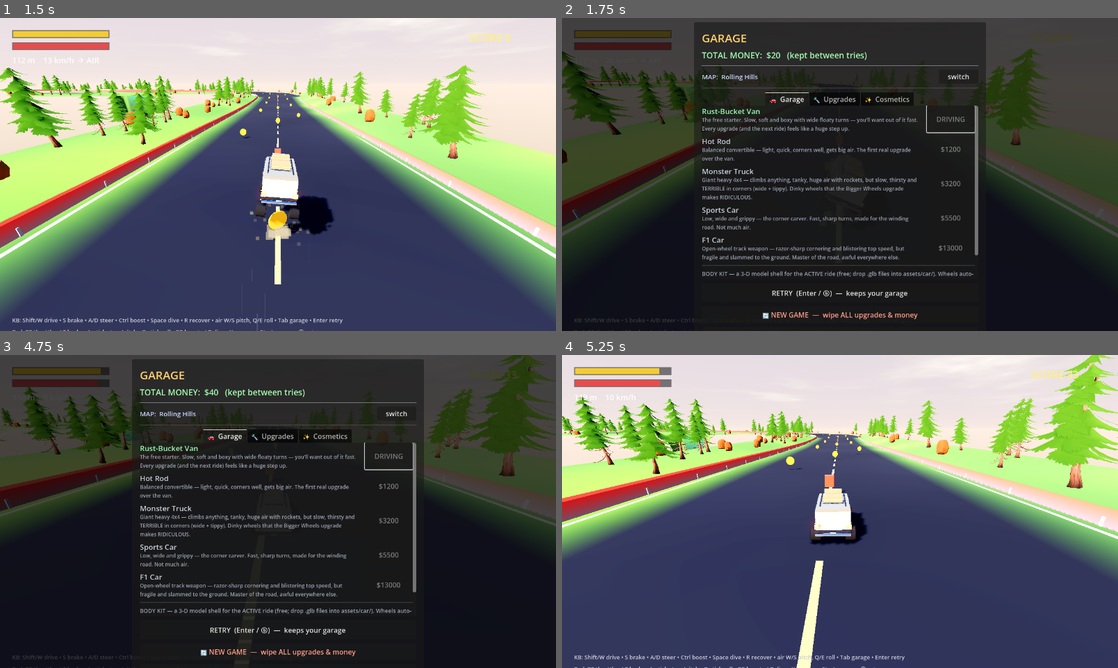
Above: before the commit, frames 1-4 (two rows, left to right).
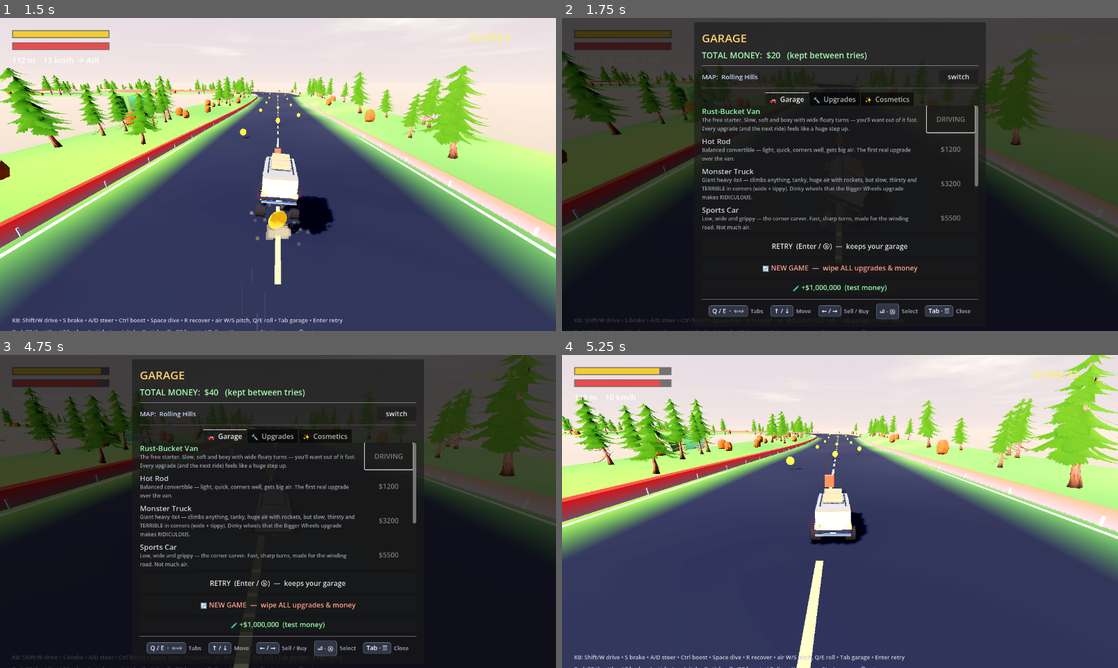
Above: after the commit, the same moments.

Repository: MilkManManiac/HillClimbRacer
Game: Godot game, scene res://scenes/HillClimb.tscn
Two runs of this game, one before a commit and one after it. Both use one fixed random seed, a clock stepped at 60 frames per second and the inputs below.
Inputs (mouse positions are in pixels of both pictures, inside the frame that each line leads up to):
- Up to frame 1 (1.5 s): click "START ▶ (Enter / Ⓐ)" at 0.5 s; tap Enter (restart) at 1.25 s; move the mouse to (400, 158) at 1.27 s; hold E (roll_right) from 1.28 s (still down); hold Ctrl (boost) from 1.28 s (still down); click (400, 158) at 1.42 s
- Up to frame 2 (1.75 s): keep holding E (roll_right); keep holding Ctrl (boost); tap Tab (toggle_shop) at 1.52 s
- Up to frame 3 (4.75 s): tap Tab (toggle_shop) at 1.82, 4.52 s; release E (roll_right) at 2 s; release Ctrl (boost) at 2 s; drag from (166, 527) to (250, 574) at 2.02 s; move the mouse to (333, 442) at 2.77 s; hold E (roll_right) 2.78-3.5 s; hold R (recover) 2.78-3.5 s; drag from (250, 574) to (111, 464) at 3.52 s; move the mouse to (444, 558) at 4.27 s; hold Q (roll_left) from 4.28 s (still down); hold Space (dive) from 4.28 s (still down)
- Up to frame 4 (5.25 s): tap Tab (toggle_shop) at 4.82 s; release Q (roll_left) at 5 s; release Space (dive) at 5 s; drag from (673, 464) to (756, 433) at 5.02 s

Frame 1 is identical in both runs. In frame 2, 3.3% of the frame differs, in the area x 25-75%, y 53-100%; in frame 3, 3.3%; in frame 4, nothing differs.

Commit message:
Fix death-shop footer clipped off the 700px panel (found in playtest)
The shop tabs' 430px minimum height plus the tall WRECKED! header pushed everything below RETRY — NEW GAME, the debug money button, the nav legend — past the fixed panel's bottom edge, unreachable at 720p. Tabs keep SIZE_EXPAND_FILL but their floor drops to 220 so the footer always fits; tab lists scroll internally as before. Same failure family as the historical off-screen START button.

tests/ShopShot.tscn added to the visual-harness family (runs windowed, wrecks the car, screenshots the death shop) — it produced the before/after proof for this fix.

Diff:
--- a/scripts/hc/HCShop.gd
+++ b/scripts/hc/HCShop.gd
@@ -105,7 +105,11 @@
 	# the RETRY / NEW GAME footer stays pinned below the tabs.
 	_shop_tabs = TabContainer.new()
 	_shop_tabs.size_flags_vertical = Control.SIZE_EXPAND_FILL
-	_shop_tabs.custom_minimum_size = Vector2(624, 430)
+	# min height low enough that the footer (RETRY / NEW GAME / test money / hints)
+	# ALWAYS fits inside the 700px panel even with the tall death header — the tabs
+	# expand into whatever space is left and their lists scroll internally.
+	# 430 used to clip everything below RETRY off the panel (found in playtest).
+	_shop_tabs.custom_minimum_size = Vector2(624, 220)
 	_shop_tabs.tab_alignment = TabBar.ALIGNMENT_CENTER
 	box.add_child(_shop_tabs)
 	var garage_list := _make_tab("🚗  Garage")
--- /dev/null
+++ b/tests/ShopShot.gd
@@ -0,0 +1,27 @@
+extends Node
+## THROWAWAY visual probe: boots the game, kills the car so the death shop opens,
+## saves a PNG of the shop panel, quits. Run WITHOUT --headless.
+
+var _f := 0
+var _root: Node
+var _car: RigidBody3D
+
+func _ready() -> void:
+	process_mode = Node.PROCESS_MODE_ALWAYS
+	_root = load("res://scenes/HillClimb.tscn").instantiate()
+	add_child(_root)
+	await get_tree().process_frame
+	_root.set("save_enabled", false)
+	if _root.has_method("_begin_game"):
+		_root.call("_begin_game")
+	for c in _root.get_children():
+		if c is RigidBody3D:
+			_car = c
+
+func _physics_process(_d: float) -> void:
+	_f += 1
+	if _f == 30 and _car:
+		_car.set("health", 0.0)   # wreck instantly -> death flow opens the shop
+	if _f == 150:
+		get_viewport().get_texture().get_image().save_png("res://shopshot.png")
+		get_tree().quit()
--- /dev/null
+++ b/tests/ShopShot.tscn
@@ -0,0 +1,6 @@
+[gd_scene load_steps=2 format=3]
+
+[ext_resource type="Script" path="res://tests/ShopShot.gd" id="1"]
+
+[node name="ShopShot" type="Node"]
+script = ExtResource("1")
